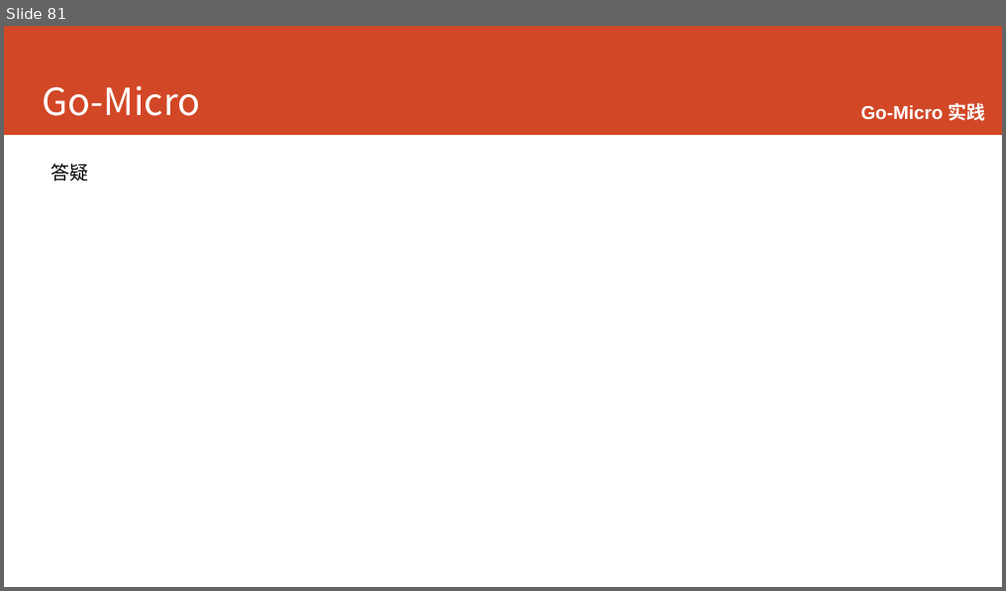
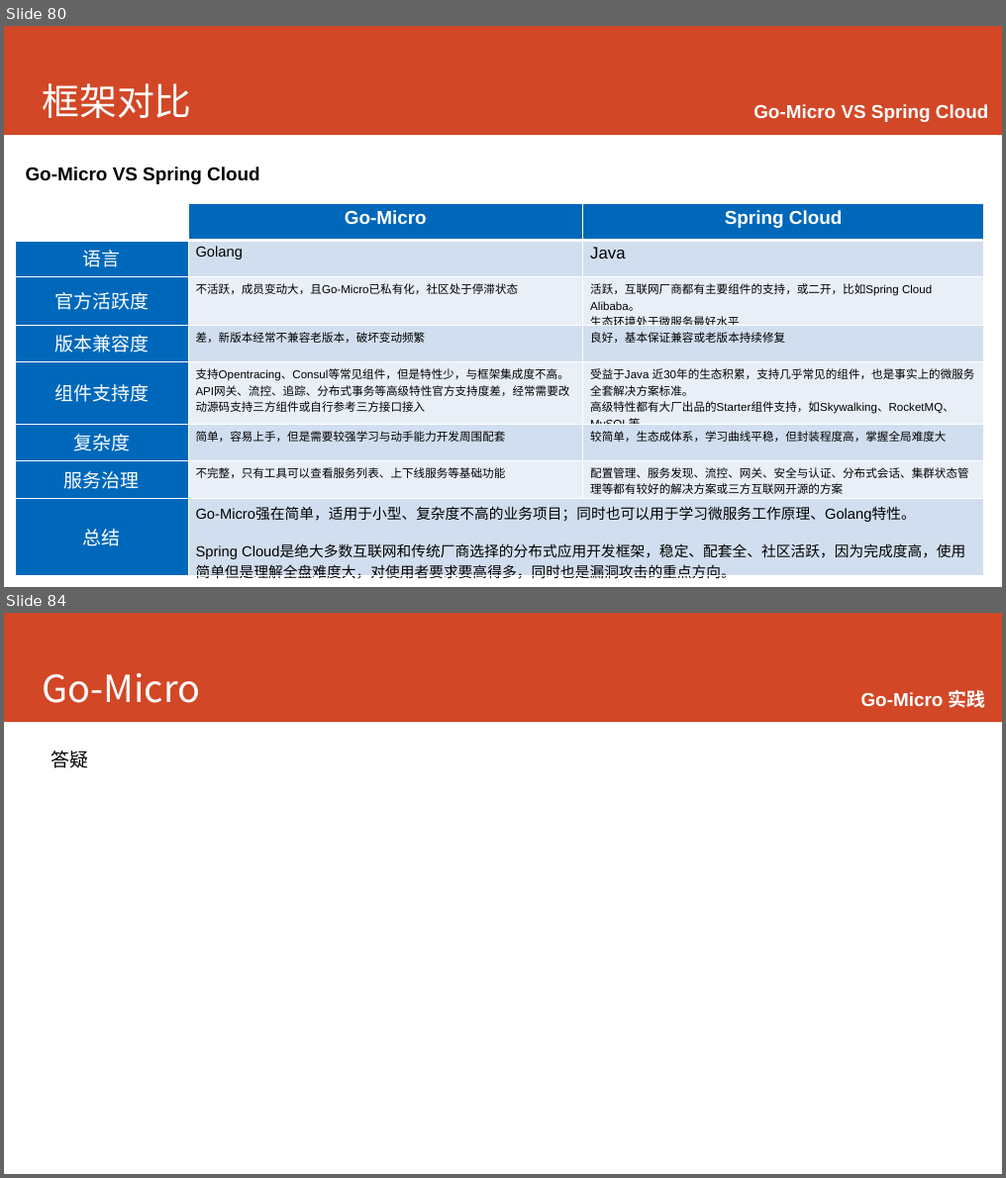
Before and after one commit to printfcoder/printfcoder, a slide deck: course/for-emc/course-for-emc.pptx. Shown one above the other, each under a label of ours: slide 81 before the commit, slides 80 and 84 after it; the slides between them are not shown. The pictures are 1006x591 and 1006x1178 pixels, drawn with LibreOffice and Linux fonts; fonts in the diff are those of the drawing; background and template pictures are left out. Boxes give left, top, right and bottom in pixels: in the first picture for what was removed or moved away, otherwise in the second. Text is boxed around its words. In the diff, an @@ line names an element or a change of style, - is before the commit and + after.

```diff
--- a/course/for-emc/course-for-emc.pptx
+++ b/course/for-emc/course-for-emc.pptx
@@ slide 80 added at bbox=[4, 26, 1002, 587], background #FFFFFF; not listed: 1 template element that a slide beside it also shows @@
@@ title added at bbox=[42, 83, 191, 118], 36 pt, text #FFFFFF @@
+框架对比
@@ text added at bbox=[753, 104, 988, 122], 18 pt, text #FFFFFF, bold @@
+  Go-Micro VS Spring Cloud
@@ text added at bbox=[26, 167, 259, 184], 18 pt, text #000000, bold @@
+Go-Micro VS Spring Cloud
@@ table added at bbox=[15, 203, 984, 586], 8 rows, 3 columns @@
+ | Go-Micro | Spring Cloud
+语言 | Golang | Java
+官方活跃度 | 不活跃，成员变动大，且Go-Micro已私有化，社区处于停滞状态 | 活跃，互联网厂商都有主要组件的支持，或二开，比如Spring Cloud Alibaba。 / 生态环境处于微服务最好水平
+版本兼容度 | 差，新版本经常不兼容老版本，破坏变动频繁 | 良好，基本保证兼容或老版本持续修复
+组件支持度 | 支持Opentracing、Consul等常见组件，但是特性少，与框架集成度不高。 / API网关、流控、追踪、分布式事务等高级特性官方支持度差，经常需要改动源码支持三方组件或自行参考三方接口接入 | 受益于Java 近30年的生态积累，支持几乎常见的组件，也是事实上的微服务全套解决方案标准。 / 高级特性都有大厂出品的Starter组件支持，如Skywalking、RocketMQ、MySQL等
+复杂度 | 简单，容易上手，但是需要较强学习与动手能力开发周围配套 | 较简单，生态成体系，学习曲线平稳，但封装程度高，掌握全局难度大
+服务治理 | 不完整，只有工具可以查看服务列表、上下线服务等基础功能 | 配置管理、服务发现、流控、网关、安全与认证、分布式会话、集群状态管理等都有较好的解决方案或三方互联网开源的方案
+总结 | Go-Micro强在简单，适用于小型、复杂度不高的业务项目；同时也可以用于学习微服务工作原理、Golang特性。 / Spring Cloud是绝大多数互联网和传统厂商选择的分布式应用开发框架，稳定、配套全、社区活跃，因为完成度高，使用简单但是理解全盘难度大，对使用者要求要高得多，同时也是漏洞攻击的重点方向。 | 
@@ what was slide 81 is now slide 84 @@
```
Also in this commit, not shown: 6 slides changed, 5 other slides added, 3 slides removed, 6 other files.
